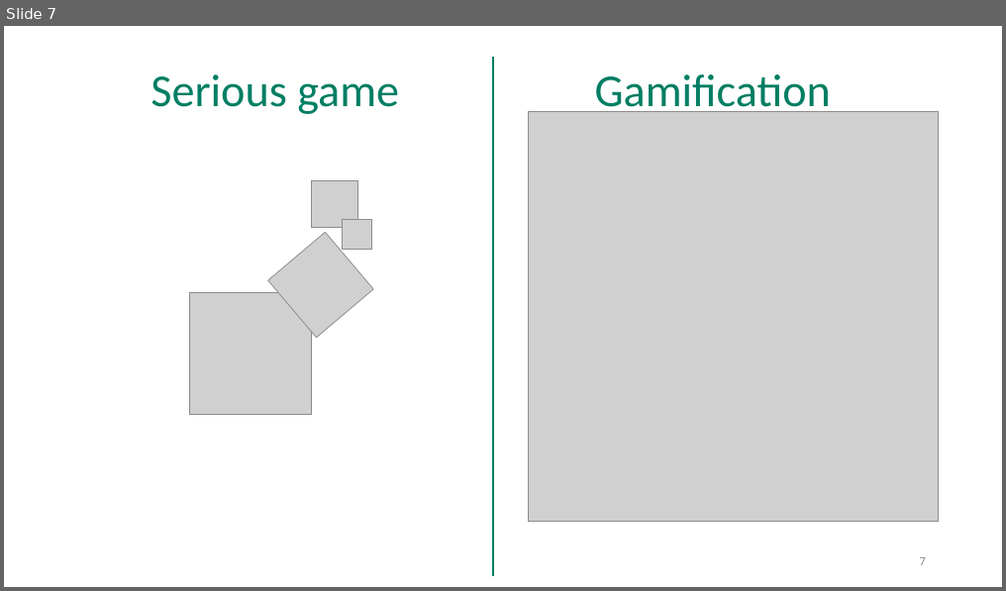
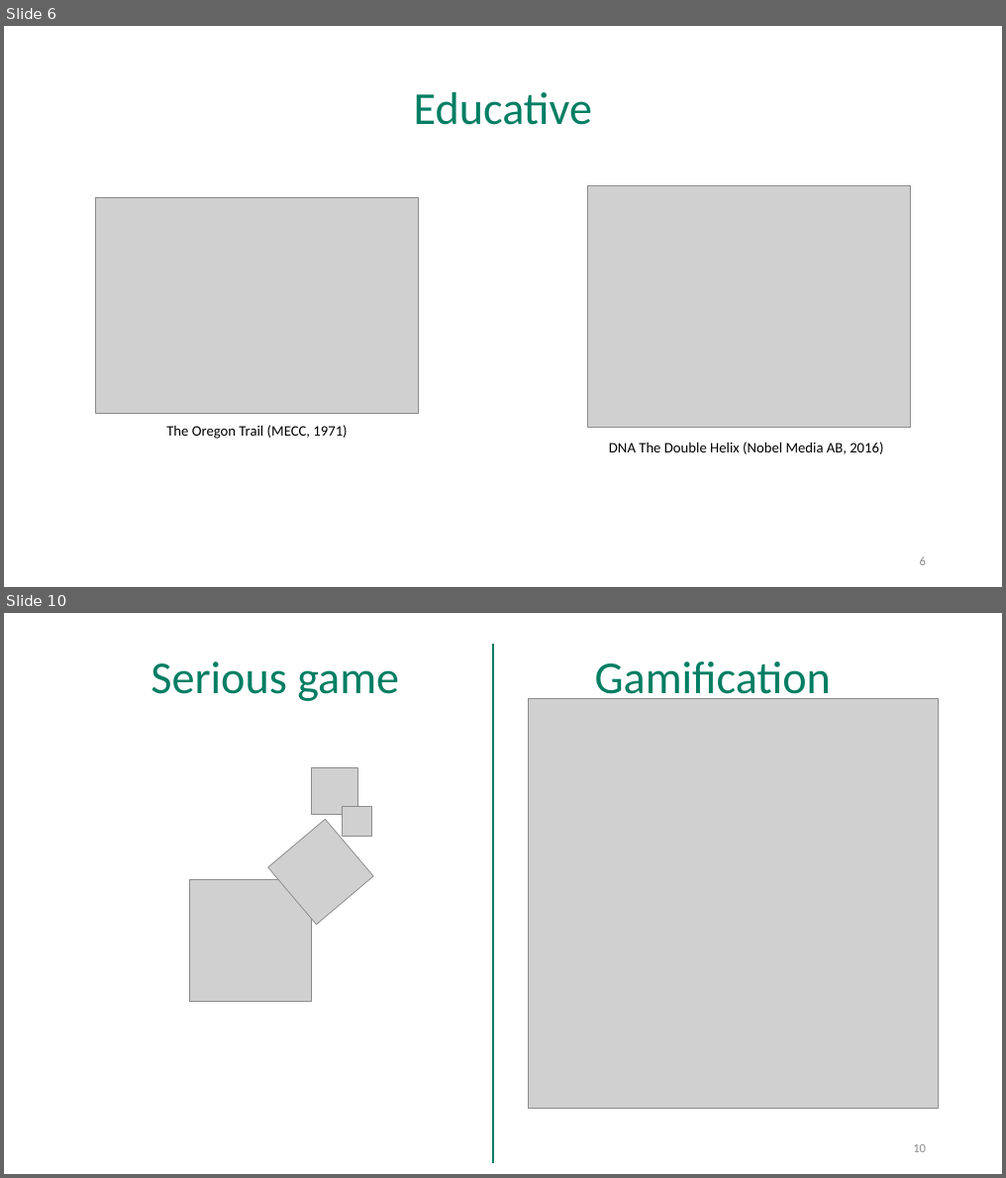
Before and after one commit to cui-unige/BSc-educative-gaming-2019, a slide deck: BSc_project_presentation.pptx. Shown one above the other, each under a label of ours: slide 7 before the commit, slides 6 and 10 after it; the slides between them are not shown. The pictures are 1006x591 and 1006x1178 pixels, drawn with LibreOffice and Linux fonts; fonts in the diff are those of the drawing; grey boxes stand for pictures. Boxes give left, top, right and bottom in pixels: in the first picture for what was removed or moved away, otherwise in the second. Text is boxed around its words. In the diff, an @@ line names an element or a change of style, - is before the commit and + after.

```diff
--- a/BSc_project_presentation.pptx
+++ b/BSc_project_presentation.pptx
@@ slide 6 added at (4, 26, 1002, 587), background #FFFFFF @@
@@ title added at (414, 92, 592, 125), 44 pt, text #007E63 @@
+Educative
@@ picture added at (95, 197, 418, 414) @@
@@ picture added at (587, 185, 910, 428) @@
@@ text added at (166, 425, 347, 439), 14 pt, text #000000 @@
+The Oregon Trail (MECC, 1971)
@@ text added at (609, 442, 883, 455), 14 pt, text #000000 @@
+DNA The Double Helix (Nobel Media AB, 2016)
@@ page number added at (920, 557, 926, 566), 12 pt, text #8C8C8C @@
+6
@@ what was slide 7 is now slide 10 @@
@@ page number at (913, 1145, 926, 1153): text changed @@
-7
+10
```
Also in this commit, not shown: 6 slides changed, 10 other slides added, 9 slides removed.
